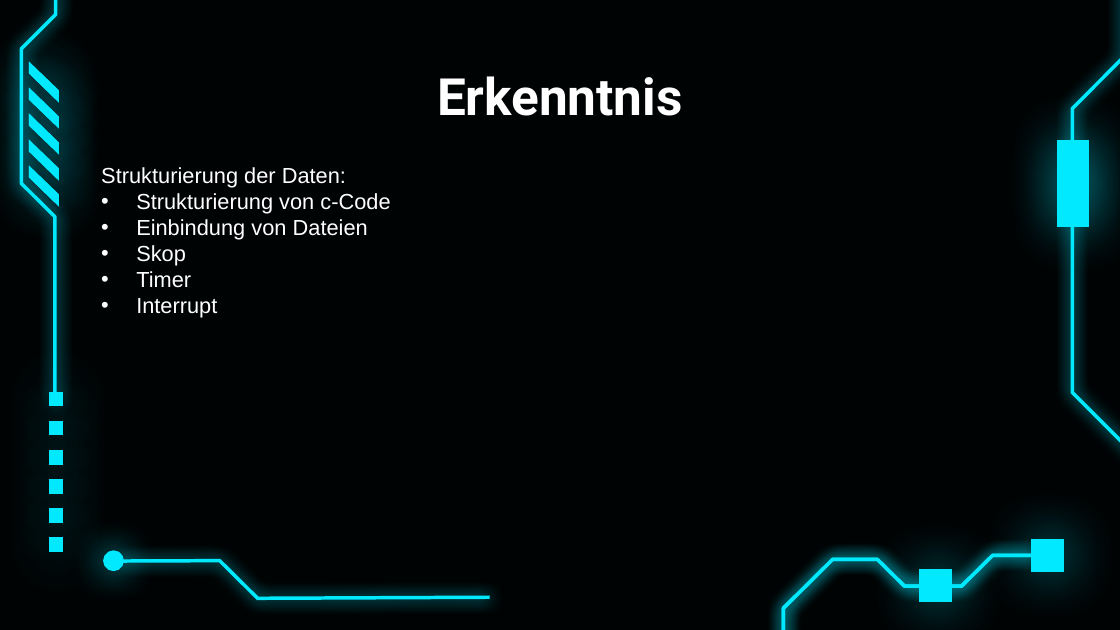
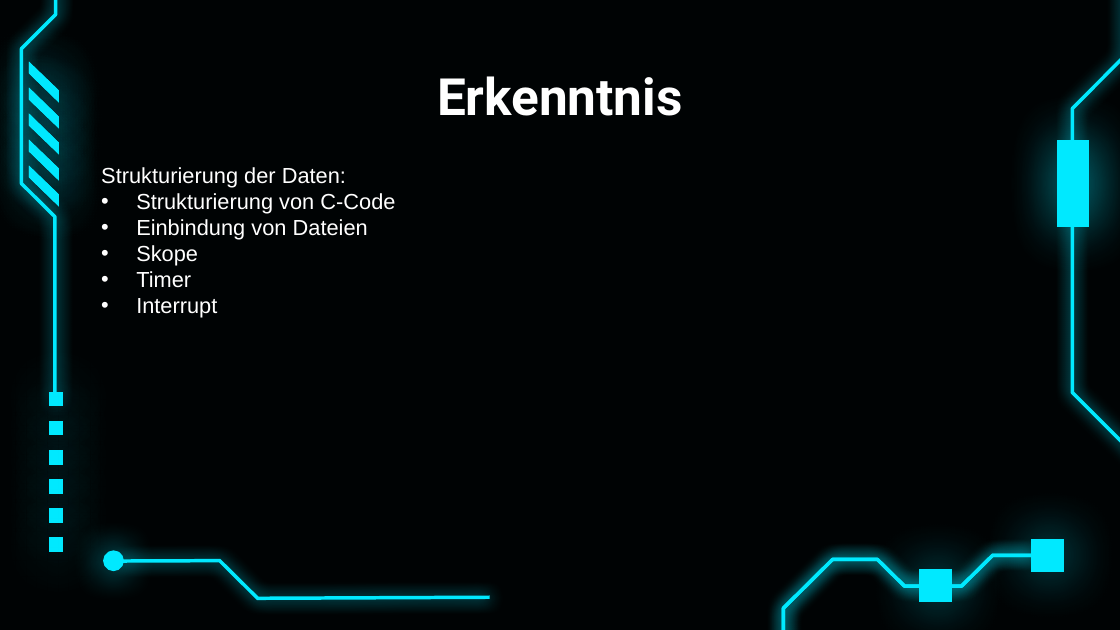
Before and after one commit to bayerju/mikro_loabor, a slide deck: slide 17 of MIC.pptx (slide 16 before the commit). Drawn at 1120x630 pixels with LibreOffice and Linux fonts; fonts in the diff are those of the drawing. Boxes give left, top, right and bottom in pixels: in the first picture for what was removed or moved away, otherwise in the second. Text is boxed around its words. In the diff, an @@ line names an element or a change of style, - is before the commit and + after.

```diff
--- a/MIC.pptx
+++ b/MIC.pptx
@@ text at bbox=[136, 193, 395, 214]: text changed @@
-• Strukturierung von c-Code
+• Strukturierung von C-Code
@@ text at bbox=[136, 245, 198, 266]: text changed @@
-• Skop
+• Skope
```
Also in this commit, not shown: 8 other slides changed, 6 slides added, 5 slides removed, 4 other files.
